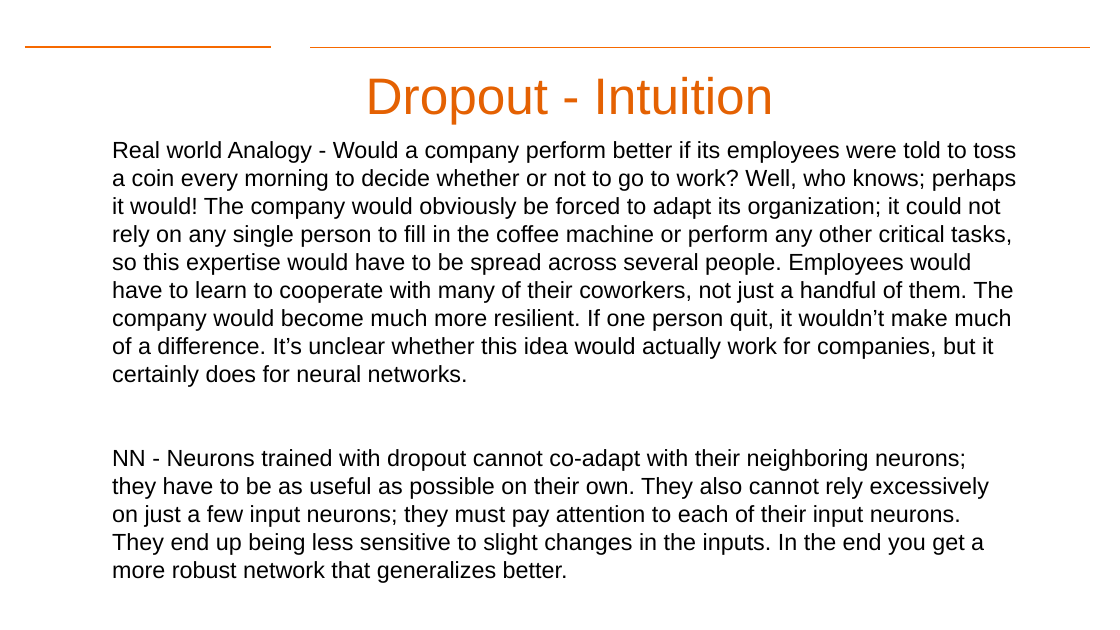
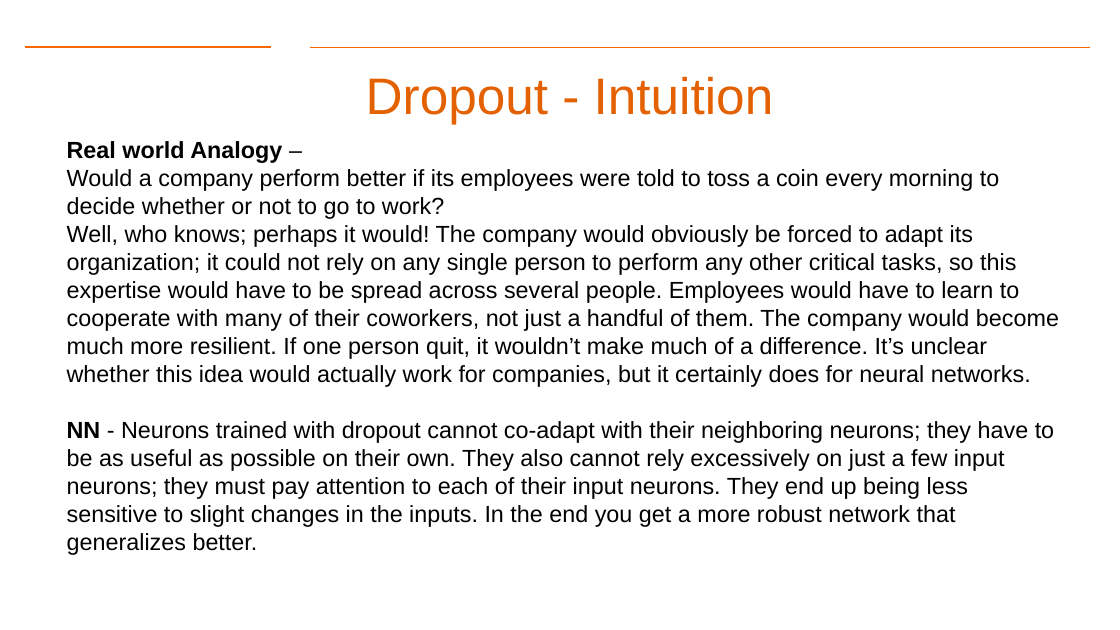
Before and after one commit to gk5951/RIT-DSCI-633-FDS, a slide deck: slide 49 of Syllabus/Lecture19/Lec19DNN2.pptx. Drawn at 1120x630 pixels with LibreOffice and Linux fonts; fonts in the diff are those of the drawing; background and template pictures are left out. Boxes give left, top, right and bottom in pixels: in the first picture for what was removed or moved away, otherwise in the second. Text is boxed around its words. In the diff, an @@ line names an element or a change of style, - is before the commit and + after.

Commit message:
Updated Slides

```diff
--- a/Syllabus/Lecture19/Lec19DNN2.pptx
+++ b/Syllabus/Lecture19/Lec19DNN2.pptx
@@ text "Real world Analogy –": place and size @@
-text "Real world Analogy –" at [112, 141, 1016, 555]
+text "Real world Analogy –" at [67, 141, 1059, 555]
@@ text at [67, 141, 1059, 387]: text changed @@
-Real world Analogy - Would a company perform better if its employees were told to toss a coin every morning to decide whether or not to go to work? Well, who knows; perhaps it would! The company would obviously be forced to adapt its organization; it could not rely on any single person to fill in the coffee machine or perform any other critical tasks, so this expertise would have to be spread across several people. Employees would have to learn to cooperate with many of their coworkers, not just a handful of them. The company would become much more resilient. If one person quit, it wouldn’t make much of a difference. It’s unclear whether this idea would actually work for companies, but it certainly does for neural networks.
+Real world Analogy –
+Would a company perform better if its employees were told to toss a coin every morning to decide whether or not to go to work?
+Well, who knows; perhaps it would! The company would obviously be forced to adapt its organization; it could not rely on any single person to perform any other critical tasks, so this expertise would have to be spread across several people. Employees would have to learn to cooperate with many of their coworkers, not just a handful of them. The company would become much more resilient. If one person quit, it wouldn’t make much of a difference. It’s unclear whether this idea would actually work for companies, but it certainly does for neural networks.
@@ text at [67, 421, 1054, 555]: bold on in "NN" @@
```
Also in this commit, not shown: 3 other files.
